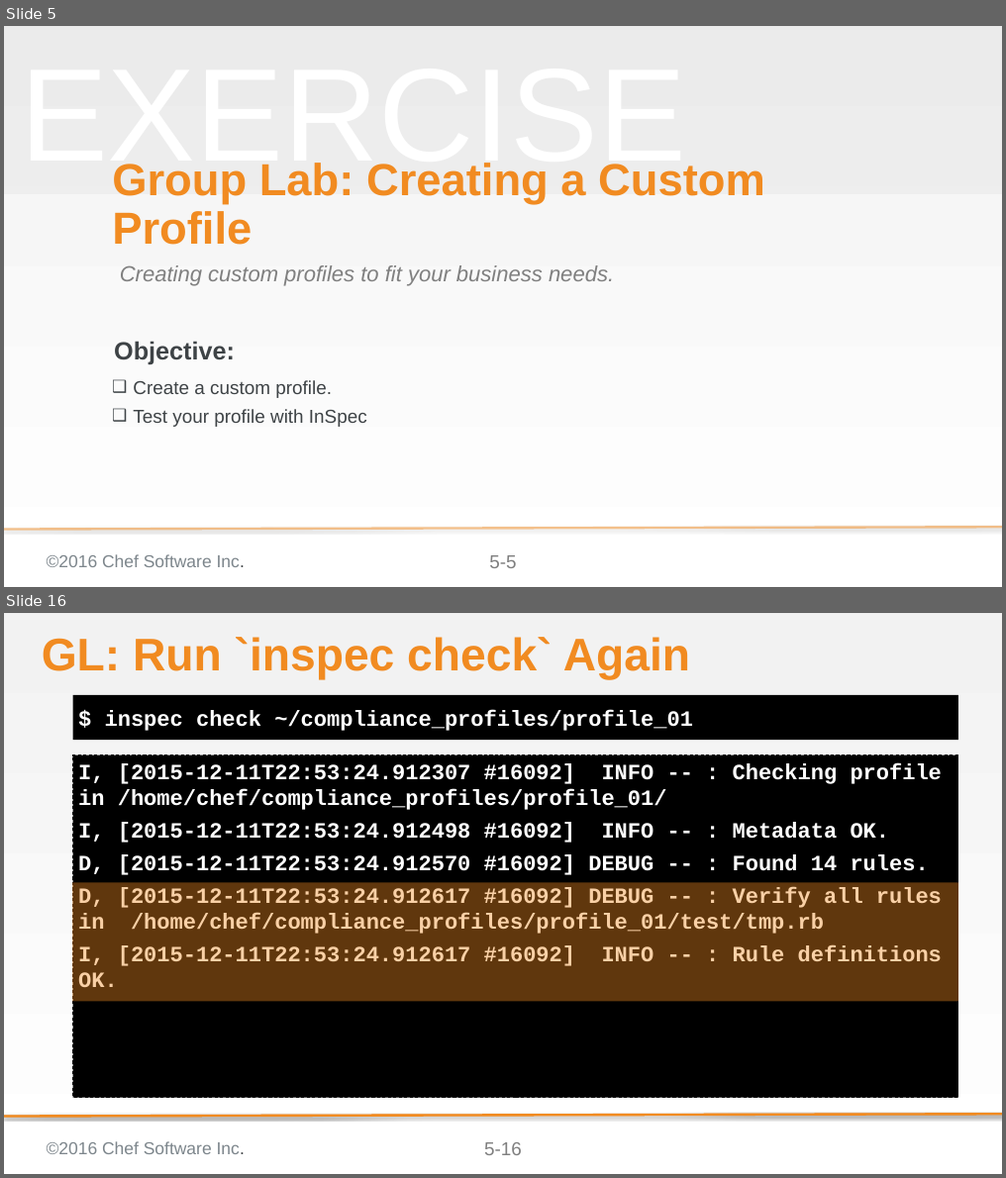
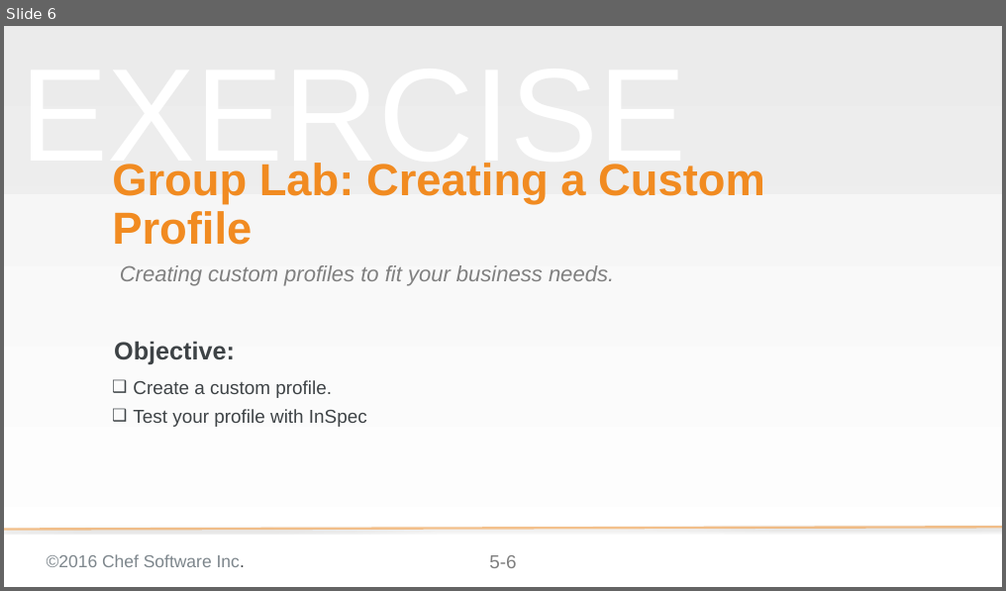
Before and after one commit to bchamby/chef-compliance-installation-configuration-operation, a slide deck: 05-creating-custom-profiles.pptx. Shown one above the other, each under a label of ours: slides 5 and 16 before the commit, slide 6 after it; the slides between them are not shown. The pictures are 1006x1178 and 1006x591 pixels, drawn with LibreOffice and Linux fonts; fonts in the diff are those of the drawing; background and template pictures are left out. Boxes give left, top, right and bottom in pixels: in the first picture for what was removed or moved away, otherwise in the second. Text is boxed around its words. In the diff, an @@ line names an element or a change of style, - is before the commit and + after.

Commit message:
Rewrote 05-creating-custom-profiles to suppoet inspec 0.14.2. Still need to add the new profile upload procedure

```diff
--- a/05-creating-custom-profiles.pptx
+++ b/05-creating-custom-profiles.pptx
@@ slide 16 removed at box(4, 613, 1002, 1174), background gradient #F2F2F2 to #FFFFFF; not listed: 3 template elements that a slide beside it also shows @@
@@ title removed at box(42, 637, 690, 680) @@
-GL: Run `inspec check` Again
@@ text removed at box(73, 695, 958, 740) @@
-$ inspec check ~/compliance_profiles/profile_01
@@ text removed at box(73, 755, 958, 1097) @@
-I, [2015-12-11T22:53:24.912307 #16092] INFO -- : Checking profile in /home/chef/compliance_profiles/profile_01/
-I, [2015-12-11T22:53:24.912498 #16092] INFO -- : Metadata OK.
-D, [2015-12-11T22:53:24.912570 #16092] DEBUG -- : Found 14 rules.
-D, [2015-12-11T22:53:24.912617 #16092] DEBUG -- : Verify all rules in /home/chef/compliance_profiles/profile_01/test/tmp.rb
-I, [2015-12-11T22:53:24.912617 #16092] INFO -- : Rule definitions OK.
@@ rectangle removed at box(72, 882, 958, 1001) @@
@@ line removed from (1002, 1114) to (4, 1117) @@
@@ what was slide 5 is now slide 6 @@
```
Also in this commit, not shown: 4 slides changed, 16 slides added, 20 other slides removed.
